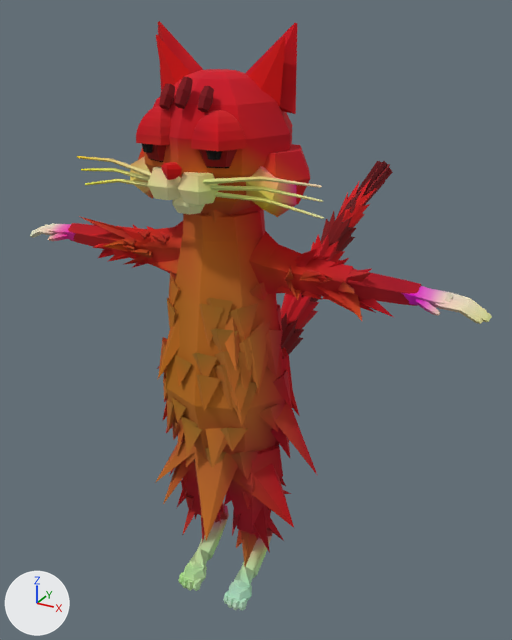
The glTF model models/cat_lo.glb as it was, and as the next commit left it.
Both versions are drawn from a 50 mm camera at (0.735, -1.203, 1.325) aimed at (-0.098, 0.312, 0.568). The lights are fixed; the arrows at lower left show +X, +Y and +Z. The older version comes first. Vertices at exactly the same position are counted once.

The first picture shows 'cat_lo'.
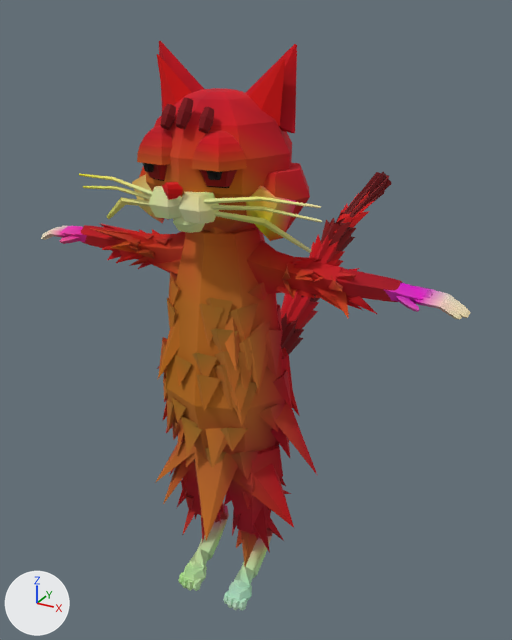
Edits to the bpy script that builds the scene:
```text
Change me_cat_lo:
    used by ob_cat_lo; location = (0.0, 0.0, 0.0)
    remove me_cat_lo.from_pydata(...)  # 2898 vertices, 4940 faces; spans x -0.545..0.545, y -0.188..1.007, z 0.005..1.303
    add me_cat_lo.from_pydata(...)  # 2898 vertices, 4940 faces; spans x -0.508..0.508, y -0.188..1.007, z 0.005..1.268
    me_cat_lo part 1: the loose piece of 38 vertices spanning x 0.004..0.116, y -0.159..-0.062, z 1.102..1.163 is moved by (0.0, 0.0, -0.035)
    me_cat_lo part 2: the loose piece of 38 vertices spanning x -0.116..-0.004, y -0.159..-0.062, z 1.102..1.163 is moved by (0.0, 0.0, -0.035)
    me_cat_lo part 3: the loose piece of 22 vertices spanning x 0.03..0.15, y -0.012..0.036, z 1.148..1.303 is moved by (0.0, 0.0, -0.035)
    me_cat_lo part 4: the loose piece of 22 vertices spanning x -0.15..-0.03, y -0.012..0.036, z 1.148..1.303 is moved by (0.0, 0.0, -0.035)
    me_cat_lo part 5: the loose piece of 5 vertices spanning x 0.141..0.18, y -0.036..0.005, z 0.805..0.828 is scaled about its middle by (0.875, 1, 1), then moved by (-0.006, 0.0, 0.0)
    me_cat_lo part 6: the loose piece of 5 vertices spanning x 0.172..0.218, y -0.026..0.017, z 0.868..0.888 is scaled about its middle by (0.879, 1, 0.417), then moved by (-0.01, 0.0, -0.005)
    me_cat_lo part 7: the loose piece of 5 vertices spanning x 0.192..0.232, y -0.031..0.011, z 0.808..0.826 is scaled about its middle by (0.875, 1, 1), then moved by (-0.012, 0.0, 0.0)
    me_cat_lo part 8: the loose piece of 5 vertices spanning x 0.195..0.235, y -0.049..-0.009, z 0.846..0.864 is scaled about its middle by (0.875, 1, 1), then moved by (-0.013, 0.0, 0.0)
    me_cat_lo part 9: the loose piece of 5 vertices spanning x 0.199..0.234, y -0.047..-0.008, z 0.85..0.868 is scaled about its middle by (0.875, 1, 0.989), then moved by (-0.013, 0.0, 0.0)
    me_cat_lo part 10: the loose piece of 5 vertices spanning x -0.233..-0.2, y -0.05..-0.011, z 0.839..0.857 is scaled about its middle by (0.875, 1, 1), then moved by (0.013, 0.0, 0.0)
    me_cat_lo part 11: the loose piece of 5 vertices spanning x -0.199..-0.155, y -0.05..-0.011, z 0.833..0.851 is scaled about its middle by (0.875, 1, 1), then moved by (0.008, 0.0, 0.0)
    me_cat_lo part 12: the loose piece of 5 vertices spanning x -0.235..-0.202, y -0.048..-0.009, z 0.848..0.866 is scaled about its middle by (0.875, 1, 0.997), then moved by (0.013, 0.0, 0.0)
    me_cat_lo part 13: the loose piece of 5 vertices spanning x -0.208..-0.163, y -0.051..-0.011, z 0.835..0.853 is scaled about its middle by (0.875, 1, 1), then moved by (0.009, 0.0, 0.0)
    me_cat_lo part 14: the loose piece of 20 vertices spanning x -0.01..0.077, y -0.175..-0.108, z 1.006..1.056 is moved by (0.0, 0.0, -0.035)
    me_cat_lo part 15: the loose piece of 20 vertices spanning x -0.077..0.01, y -0.175..-0.108, z 1.006..1.056 is moved by (0.0, 0.0, -0.035)
    me_cat_lo part 16: the loose piece of 20 vertices spanning x -0.036..0.036, y -0.152..-0.1, z 0.978..1.012 is moved by (0.0, 0.0, -0.035)
    me_cat_lo part 17: 1115 of 2898 vertices moved; they spanned x -0.545..0.545, y -0.188..0.128, z 0.78..1.28 and now span x -0.508..0.508, y -0.188..0.128, z 0.778..1.245; mean shift (0.0, 0.0, -0.02); largest move (0.264, -0.108, 0.994) -> (0.23, -0.084, 0.921)
    me_cat_lo part 18: 68 of 2898 vertices moved; they spanned x -0.044..0.044, y 0.597..1.007, z 0.769..0.89 and now span x -0.044..0.044, y 0.597..1.007, z 0.768..0.855; mean shift (0.0, 0.0, -0.024); largest move (0.015, 0.929, 0.84) -> (0.015, 0.929, 0.805)
    other edits to the shape of me_cat_lo do not show in these pictures
```

Location of each change, [x1, y1, x2, y2] in pixels of the pictures (512 x 640 px; the box of a moved part takes in the faces that stretch with it):
'cat_lo', reshaped (7% narrower)
    before: [30, 21, 492, 611]
    after: [41, 41, 470, 611]
part 1 of me_cat_lo, moved or reshaped
    before: [191, 110, 246, 151]
    after: [192, 131, 247, 172]
part 2 of me_cat_lo, moved or reshaped
    before: [136, 106, 171, 145]
    after: [137, 126, 172, 165]
part 3 of me_cat_lo, moved or reshaped
    before: [245, 23, 297, 114]
    after: [245, 44, 297, 133]
part 4 of me_cat_lo, moved or reshaped
    before: [158, 21, 203, 91]
    after: [159, 41, 204, 112]
part 5 of me_cat_lo, moved or reshaped
    before: [277, 286, 295, 297]
    after: [276, 286, 291, 296]
part 6 of me_cat_lo, moved or reshaped
    before: [296, 256, 321, 264]
    after: [292, 257, 313, 265]
part 7 of me_cat_lo, moved or reshaped
    before: [302, 291, 322, 300]
    after: [298, 290, 315, 298]
part 8 of me_cat_lo, moved or reshaped
    before: [300, 272, 320, 282]
    after: [295, 271, 312, 280]
part 9 of me_cat_lo, moved or reshaped
    before: [302, 270, 320, 278]
    after: [297, 269, 313, 277]
part 10 of me_cat_lo, moved or reshaped
    before: [124, 245, 135, 251]
    after: [129, 246, 140, 252]
part 11 of me_cat_lo, moved or reshaped
    before: [135, 251, 153, 259]
    after: [139, 251, 155, 259]
part 12 of me_cat_lo, moved or reshaped
    before: [122, 238, 136, 247]
    after: [127, 239, 140, 247]
part 13 of me_cat_lo, moved or reshaped
    before: [131, 249, 149, 254]
    after: [135, 249, 151, 255]
part 14 of me_cat_lo, moved or reshaped
    before: [178, 172, 219, 205]
    after: [179, 191, 219, 224]
part 15 of me_cat_lo, moved or reshaped
    before: [148, 167, 181, 200]
    after: [149, 186, 182, 219]
part 16 of me_cat_lo, moved or reshaped
    before: [172, 196, 205, 215]
    after: [173, 215, 205, 233]
part 17 of me_cat_lo, moved or reshaped
    before: [30, 35, 492, 379]
    after: [41, 54, 470, 379]
part 18 of me_cat_lo, moved or reshaped
    before: [321, 161, 393, 246]
    after: [321, 172, 392, 246]
